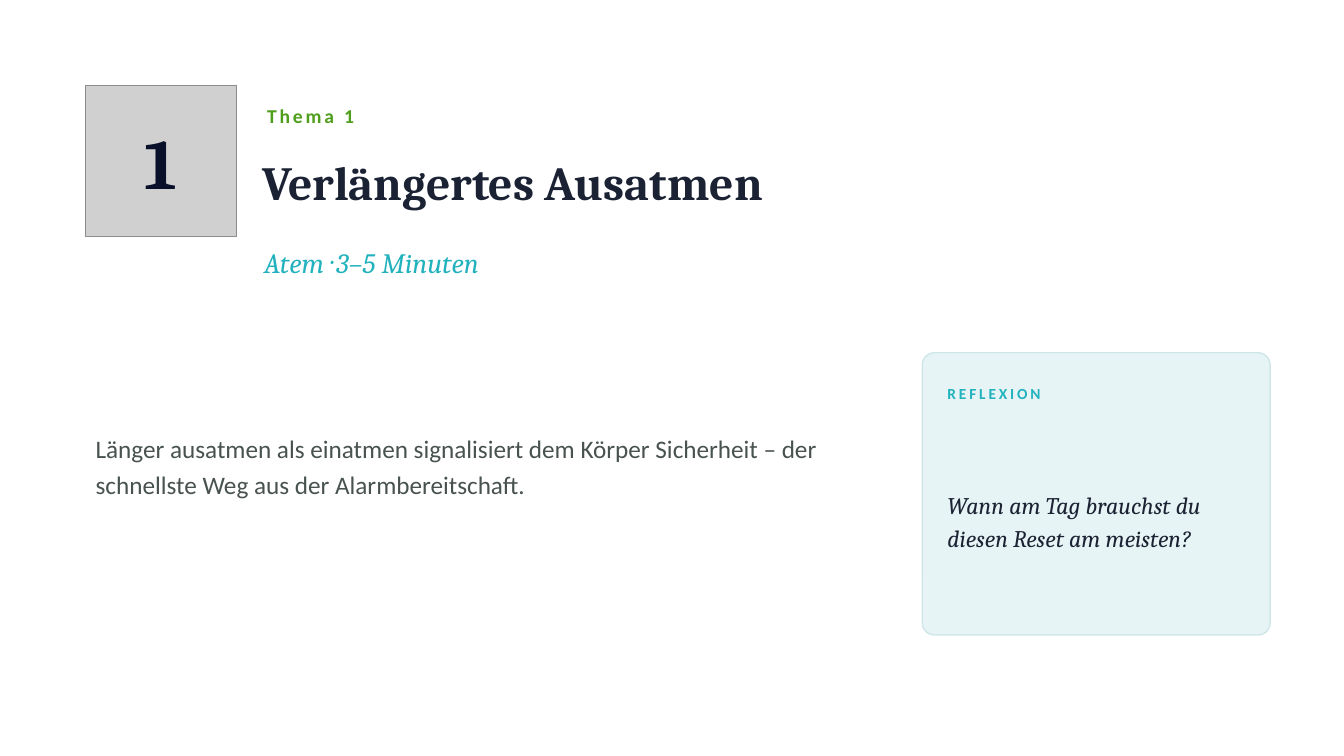
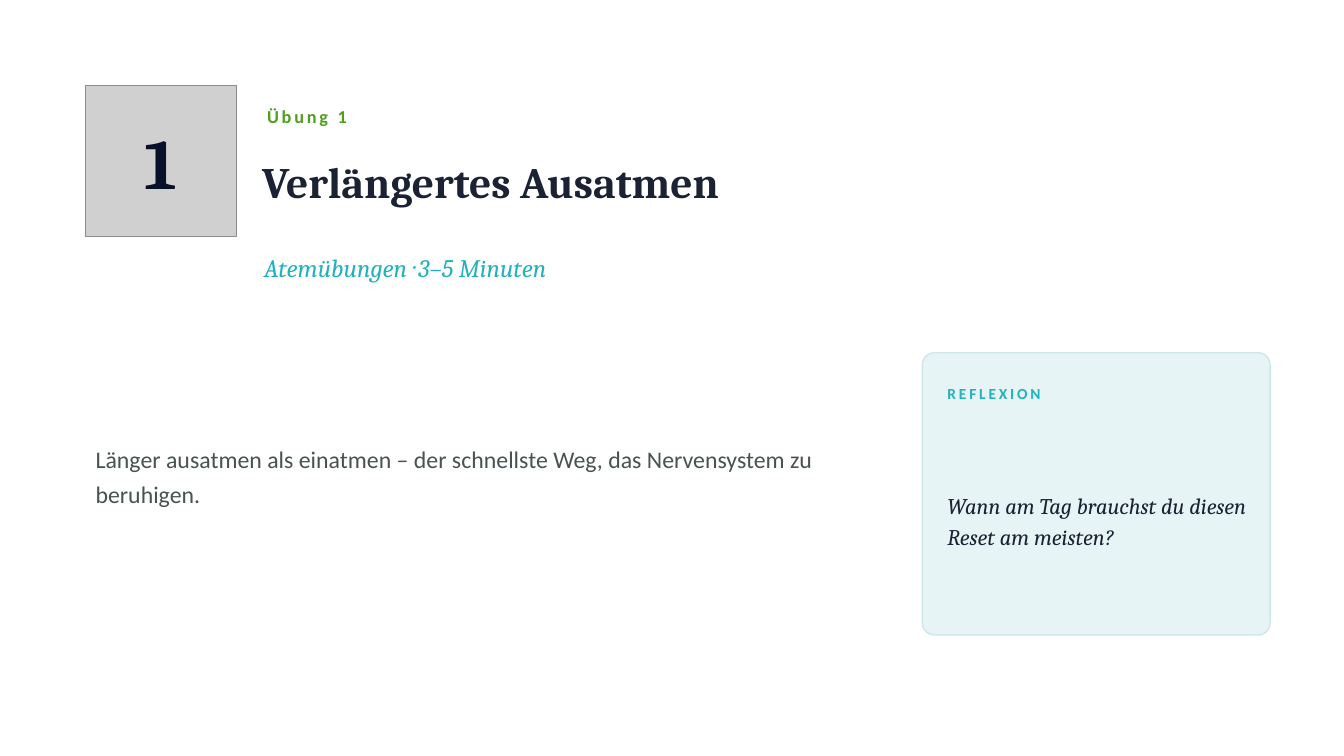
Before and after one commit to Heiko888/werdemeisterdeinergedanken, a slide deck: slide 9 of docs/workshop/praxis/WMDG-Workshop-Praxis-Werkzeugkasten.pptx (slide 8 before the commit). Drawn at 1344x756 pixels with LibreOffice and Linux fonts; fonts in the diff are those of the drawing; grey boxes stand for pictures. Boxes give left, top, right and bottom in pixels: in the first picture for what was removed or moved away, otherwise in the second. Text is boxed around its words. In the diff, an @@ line names an element or a change of style, - is before the commit and + after.

```diff
--- a/docs/workshop/praxis/WMDG-Workshop-Praxis-Werkzeugkasten.pptx
+++ b/docs/workshop/praxis/WMDG-Workshop-Praxis-Werkzeugkasten.pptx
@@ text at [267,108,347,126]: text changed; size 14 to 13 pt @@
-Thema 1
+Übung 1
@@ text "Verlängertes Ausatmen" at [262,168,719,208]: size 34 to 31 pt @@
@@ text at [264,259,546,283]: text changed; size 20 to 18 pt @@
-Atem · 3–5 Minuten
+Atemübungen · 3–5 Minuten
@@ text "Wann am Tag brauchst du ..." at [947,498,1246,545]: size 17 to 16 pt @@
@@ text at [96,451,812,507]: text changed; size 18 to 17 pt @@
-Länger ausatmen als einatmen signalisiert dem Körper Sicherheit – der schnellste Weg aus der Alarmbereitschaft.
+Länger ausatmen als einatmen – der schnellste Weg, das Nervensystem zu beruhigen.
```
Also in this commit, not shown: 15 other slides changed, 7 slides added, 3 other files.
